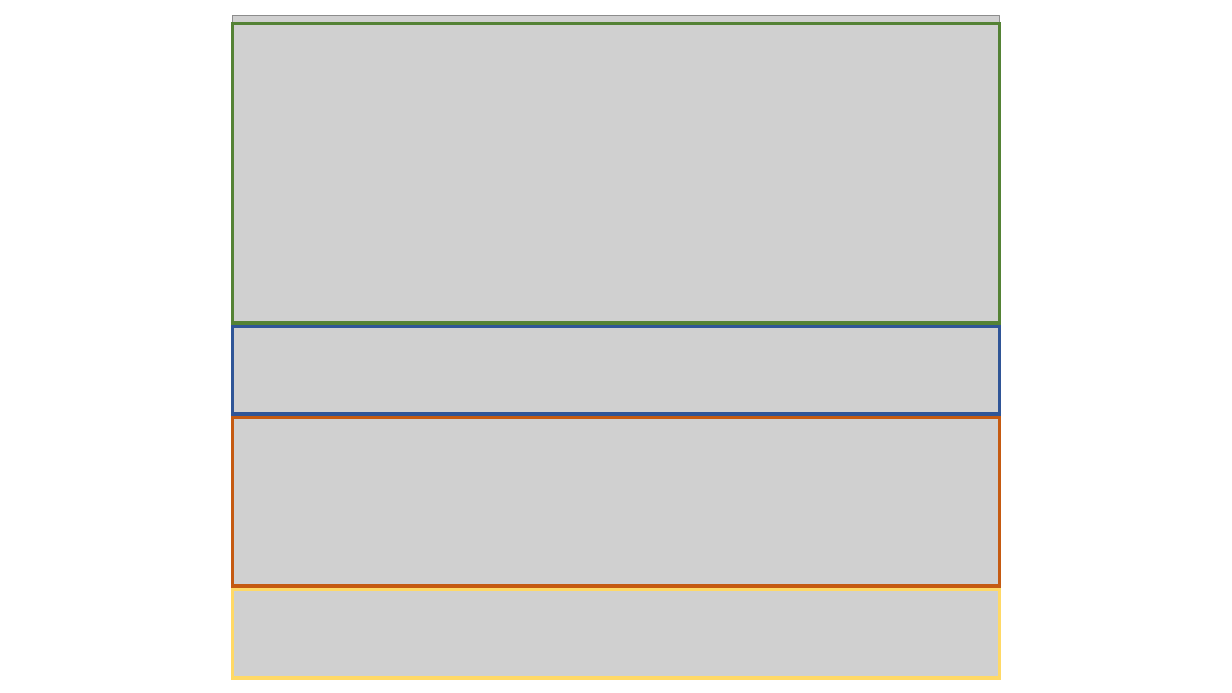
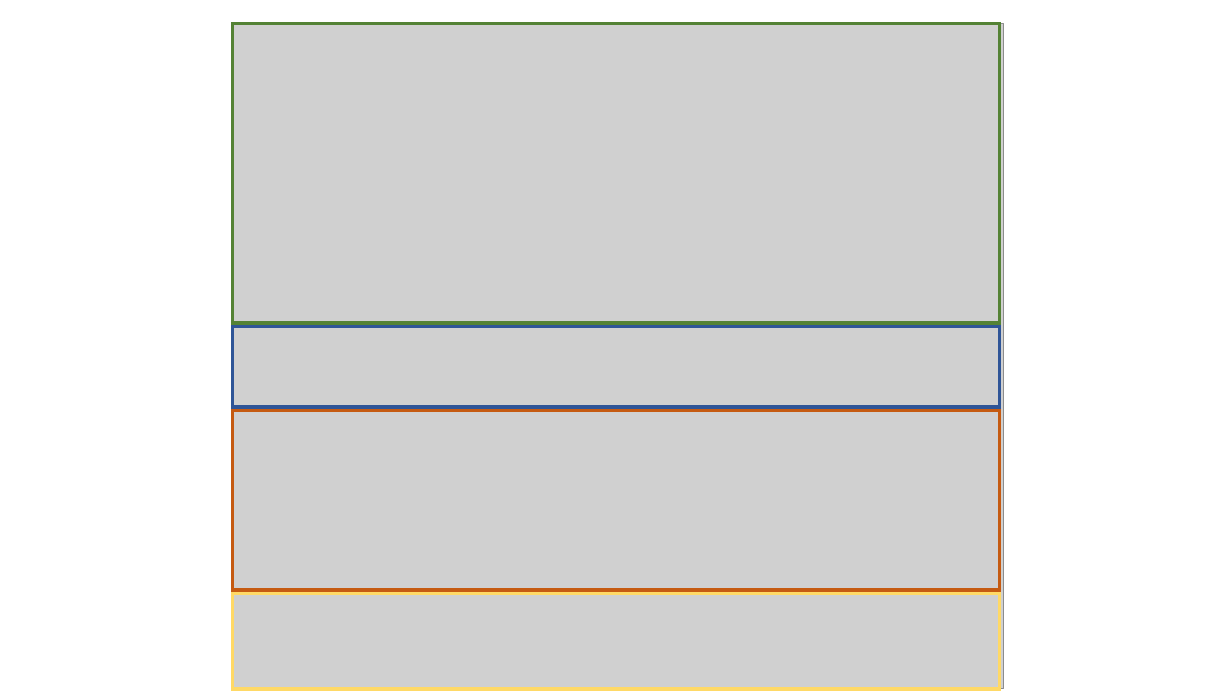
Before and after one commit to Kellojo/GameObject-Brush, a slide deck: slide 1 of Preview.pptx. Drawn at 1232x693 pixels with LibreOffice and Linux fonts; fonts in the diff are those of the drawing; grey boxes stand for pictures. Boxes give left, top, right and bottom in pixels: in the first picture for what was removed or moved away, otherwise in the second. Text is boxed around its words. In the diff, an @@ line names an element or a change of style, - is before the commit and + after.

```diff
--- a/Preview.pptx
+++ b/Preview.pptx
@@ picture: place and size @@
-picture at bbox=[233, 16, 1000, 678]
+picture at bbox=[233, 24, 1004, 689]
@@ rectangle: place and size @@
-rectangle at bbox=[233, 326, 1000, 414]
+rectangle at bbox=[233, 326, 1000, 407]
@@ rectangle: place and size @@
-rectangle at bbox=[233, 417, 1000, 586]
+rectangle at bbox=[233, 409, 1000, 591]
@@ rectangle: place and size @@
-rectangle at bbox=[233, 590, 1000, 677]
+rectangle at bbox=[233, 593, 1000, 689]
```
Also in this commit, not shown: 6 other files.
